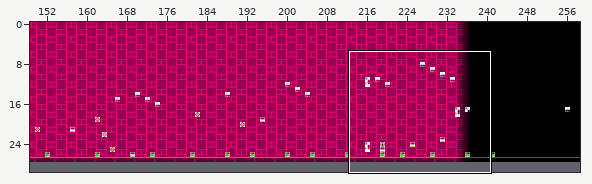
Tiled map -- levels/chr_data/tmx/cantletgo.tmx. Above, an overview of the earlier version with the close-up marked.
Close-up. Before the edit:
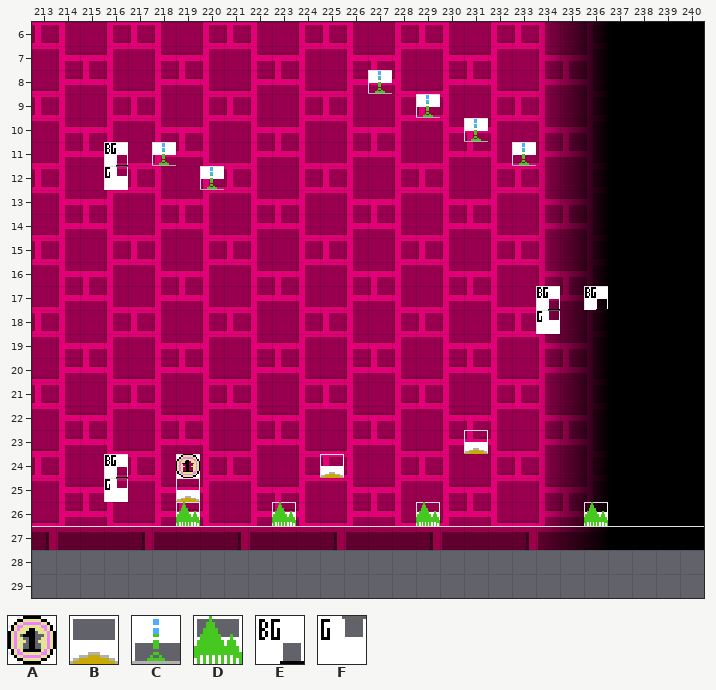
Cells are 16x16 px. Shown: x 213..240, y 6..29. The commit also changed other parts of the map, which this record leaves out. Not drawn, because the pictures are missing: unchanged layer "Layer 2".
Key: from "sprites": A 7 "Coin 1", B 10 "Yellow pad", C 45 "Decoration 45", D 46 "Decoration 46", E 256 "BG colour trigger", F 257 "Ground colour trigger".
Objects are placed by their top-left corner, in cells (3,4 is the top-left corner of cell 3,4); size is 1x1 cell unless given.
Layers that did not change in this view are not listed.
Objects on layer "SP" before:
C "Decoration 45" at 227,8
C "Decoration 45" at 229,9
C "Decoration 45" at 231,10
C "Decoration 45" at 218,11
E "BG colour trigger" at 216,11
C "Decoration 45" at 233,11
C "Decoration 45" at 220,12
F "Ground colour trigger" at 216,12
E "BG colour trigger" at 234,17
E "BG colour trigger" at 236,17
F "Ground colour trigger" at 234,18
B "Yellow pad" at 231,23
A "Coin 1" at 219,24
B "Yellow pad" at 225,24
E "BG colour trigger" at 216,24
B "Yellow pad" at 219,25
F "Ground colour trigger" at 216,25
D "Decoration 46" at 219,26
D "Decoration 46" at 223,26
D "Decoration 46" at 229,26
D "Decoration 46" at 236,26
After the commit:
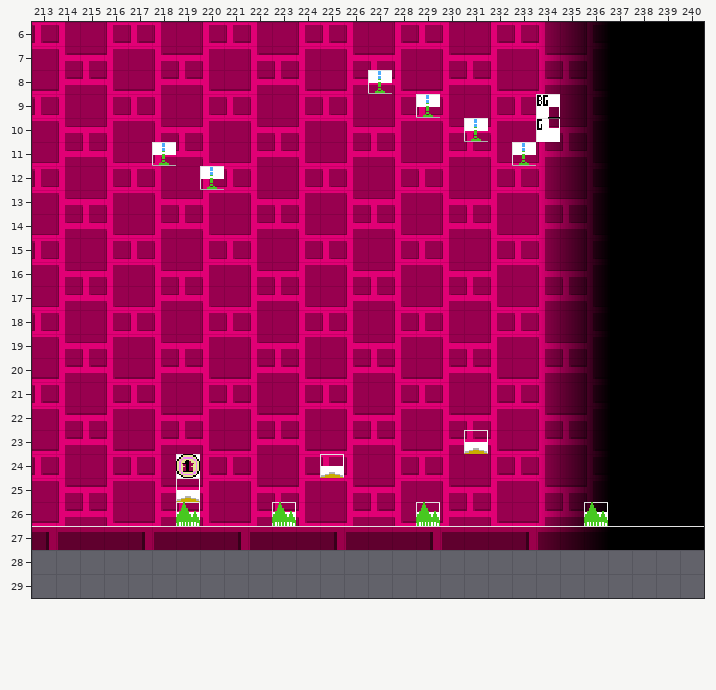
Edits made:
{"where": "layer \"SP\""}
{"now": "E \"BG colour trigger\" at 234,9"}
{"now": "F \"Ground colour trigger\" at 234,10"}
{"was": "E \"BG colour trigger\" at 216,11"}
{"was": "F \"Ground colour trigger\" at 216,12"}
{"was": "E \"BG colour trigger\" at 234,17"}
{"was": "E \"BG colour trigger\" at 236,17"}
{"was": "F \"Ground colour trigger\" at 234,18"}
{"was": "E \"BG colour trigger\" at 216,24"}
{"was": "F \"Ground colour trigger\" at 216,25"}
{"label":"added","picture_box":[536,94,560,142]}
{"label":"removed","picture_box":[104,142,128,190]}
{"label":"removed","picture_box":[536,286,560,334]}
{"label":"removed","picture_box":[584,286,608,310]}
{"label":"removed","picture_box":[104,454,128,502]}
